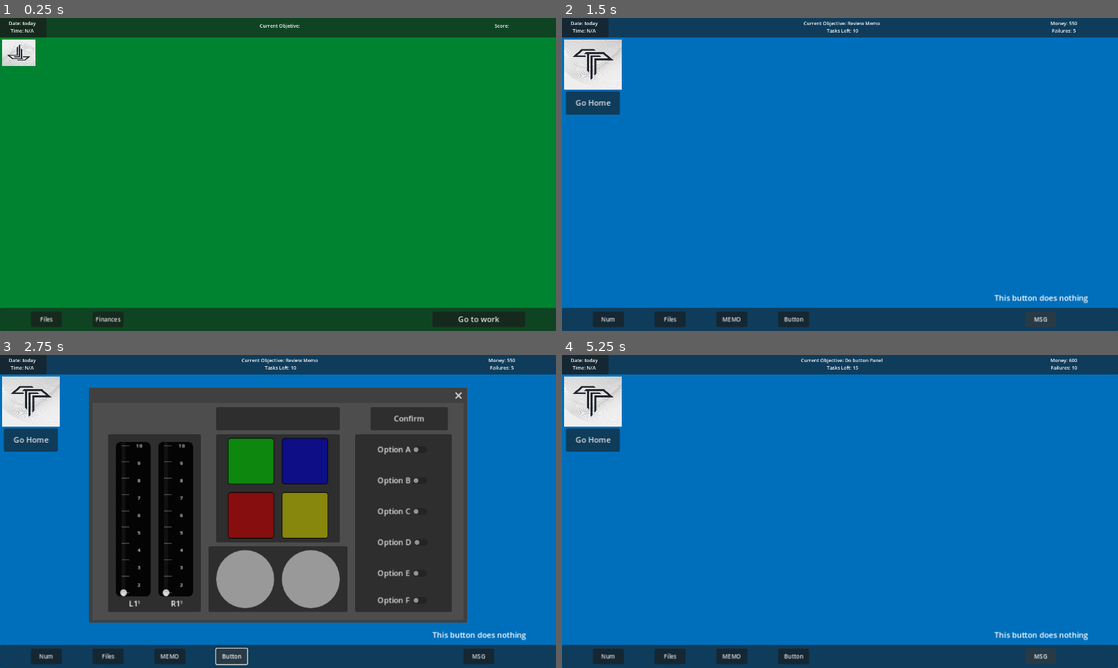
Above: before the commit, frames 1-4 (two rows, left to right).
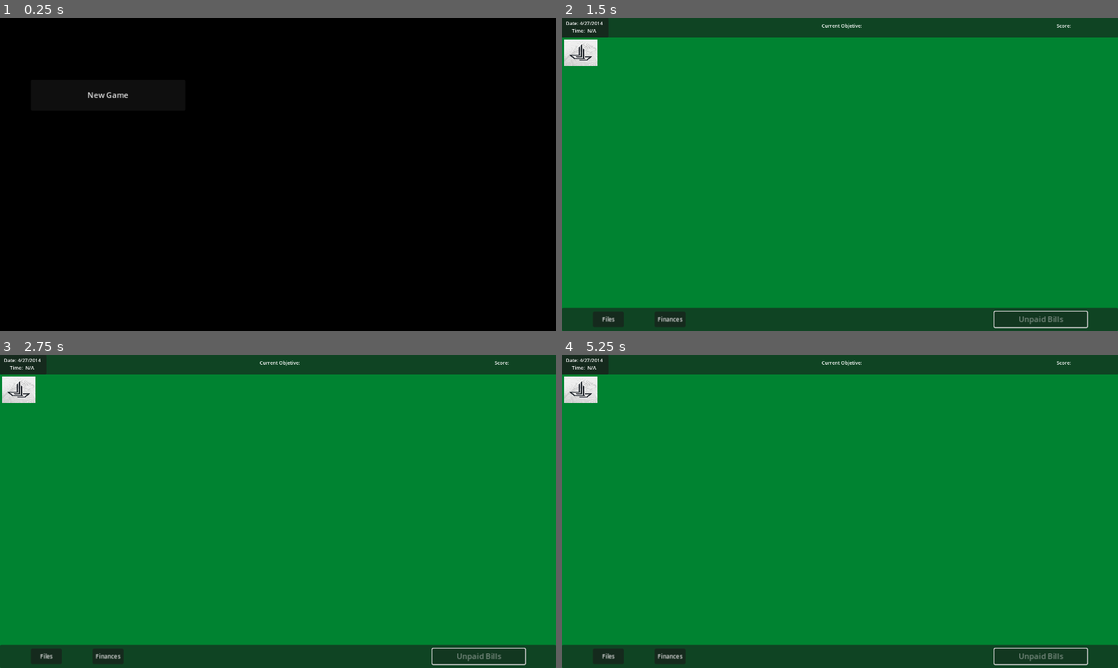
Above: after the commit, the same moments.

Repository: andrewpressman/Operation-OS
Game: Godot game, scene res://Menu/MainMenu.tscn
Two runs of this game, one before a commit and one after it. Both use one fixed random seed, a clock stepped at 60 frames per second and the inputs below. Before the commit the project starts from res://Home/HomeDesktop.tscn.
Inputs (mouse positions are in pixels of both pictures, inside the frame that each line leads up to):
- Up to frame 1 (0.25 s): no input
- Up to frame 2 (1.5 s): click (667, 96) at 0.5 s, where only the run after the commit has a clickable "New Game"; click (1040, 318) at 1.25 s, where only the run before the commit has a clickable "Go to work"
- Up to frame 3 (2.75 s): click (233, 655) at 2 s, where only the run before the commit has a clickable "Button"
- Up to frame 4 (5.25 s): click (973, 417) at 2.75 s, where only the run before the commit has a clickable "Confirm"; click (973, 417) at 3.5 s, where only the run before the commit has a clickable "Confirm"; click (595, 439) at 4.25 s, where only the run before the commit has a clickable "Go Home"; click (1040, 655) at 5 s, where only the run before the commit has a clickable "Go to work"

The runs differ from the first frame. In frame 1, 100% of the frame differs, in the area x 0-100%, y 0-100%; in frame 2, 99%; in frame 3, 99%; in frame 4, 99%.

Commit message:
General improvements
Added level tracker
added main menu
Can only go home when all tasks are complete
can only go to work when all bills are paid
bug fixes

Diff:
--- a/Home/HomeController.gd
+++ b/Home/HomeController.gd
@@ -5,6 +5,12 @@
 func _ready() -> void:
 	$Finances.visible = false
 	$Files.visible = false
+	$Taskbar/GoWork.disabled = true
+	$Taskbar/GoWork.text = "Unpaid Bills"
+
+func EnableWork():
+	$Taskbar/GoWork.text = "Go to work"
+	$Taskbar/GoWork.disabled = false
 
 func GoWork():
 	GlobalVar.CurrentLevel += 1
--- a/Home/HomeDesktop.tscn
+++ b/Home/HomeDesktop.tscn
@@ -1,7 +1,8 @@
-[gd_scene load_steps=5 format=3 uid="uid://b7ona7h1qsp11"]
+[gd_scene load_steps=6 format=3 uid="uid://b7ona7h1qsp11"]
 
 [ext_resource type="Script" path="res://Home/HomeController.gd" id="1_h8ttb"]
 [ext_resource type="Texture2D" uid="uid://c7ecxux7xtje8" path="res://Assets/Images/TempTorrN.jpg" id="2_83bdw"]
+[ext_resource type="Script" path="res://Work/clock.gd" id="2_g4fyx"]
 [ext_resource type="Script" path="res://Home/finances.gd" id="3_qon11"]
 [ext_resource type="Script" path="res://Home/FilesCLI.gd" id="4_x257b"]
 
@@ -65,6 +66,7 @@
 layout_mode = 0
 offset_right = 192.0
 offset_bottom = 80.0
+script = ExtResource("2_g4fyx")
 
 [node name="Label" type="Label" parent="Header/Clock"]
 layout_mode = 0
@@ -208,7 +210,7 @@
 offset_top = 424.0
 offset_right = 296.0
 offset_bottom = 448.0
-text = "Amount Due: xxx"
+text = "Amount Due: $0"
 
 [node name="Pay" type="Button" parent="Finances"]
 layout_mode = 0
--- a/Home/finances.gd
+++ b/Home/finances.gd
@@ -11,6 +11,8 @@
 var AmountDue : int
 var CurrentDebt: int
 
+var HomeScreen = get_parent()
+
 # Called when the node enters the scene tree for the first time.
 func _ready() -> void:
 	CurrentDebt = GlobalVar.Debt
@@ -23,22 +25,12 @@
 	PaidSecurity = false
 	PaidDebt = false
 	SetAvailable()
-	AmountDue = 0
 
 func SetAvailable():
 	if GlobalVar.Debt == 0:
-		$Pay.disabled = false
-		$Bills/Rent.disabled = false
-		$Bills/Food.disabled = false
-		$Bills/Meds.disabled = false
-		$Bills/Security.disabled = false
 		$Bills/Debt.visible = false
-	else:
+	elif GlobalVar.Money >= GlobalVar.Debt:
 		$Bills/Debt.visible = true
-		$Bills/Rent.disabled = true
-		$Bills/Food.disabled = true
-		$Bills/Meds.disabled = true
-		$Bills/Security.disabled = true
 
 func UpdateMoney():
 	$Money/Label.text = "Current Money: " + str(GlobalVar.Money)
@@ -73,16 +65,7 @@
 	$AmountDue.text = "Amount Due: $" + str(AmountDue)
 
 func SetPrices():
-	if GlobalVar.CurrentLevel == 0:
-		GlobalVar.Money = GlobalVar.StartMoney
-		GlobalVar.RentPrice = GlobalVar.StartRentPrice
-		GlobalVar.FoodPrice = GlobalVar.StartFoodPrice
-		GlobalVar.MedsPrice = GlobalVar.StartMedsPrice
-		GlobalVar.SecurityPrice = GlobalVar.StartSecurityPrice
-		GlobalVar.Health = 100
-		GlobalVar.Hunger = 100
-		GlobalVar.Security = 100
-	else:
+	if GlobalVar.CurrentLevel > 1:
 		GlobalVar.RentPrice += GlobalVar.RentIncrease
 		GlobalVar.FoodPrice += GlobalVar.FoodIncrease
 		GlobalVar.MedsPrice += GlobalVar.MedsIncrease
--- /dev/null
+++ b/Menu/MainMenu.tscn
@@ -0,0 +1,22 @@
+[gd_scene load_steps=2 format=3 uid="uid://dc0lunqd24036"]
+
+[ext_resource type="Script" path="res://Menu/mainMenu.gd" id="1_2s6tg"]
+
+[node name="Menu" type="Node2D"]
+script = ExtResource("1_2s6tg")
+
+[node name="ColorRect" type="ColorRect" parent="."]
+offset_right = 1152.0
+offset_bottom = 648.0
+color = Color(0, 0, 0, 1)
+metadata/_edit_lock_ = true
+
+[node name="Button" type="Button" parent="."]
+offset_left = 64.0
+offset_top = 128.0
+offset_right = 384.0
+offset_bottom = 192.0
+text = "New Game
+"
+
+[connection signal="pressed" from="Button" to="." method="NewGame"]
--- /dev/null
+++ b/Menu/mainMenu.gd
@@ -0,0 +1,19 @@
+extends Node2D
+
+
+# Called when the node enters the scene tree for the first time.
+func _ready() -> void:
+	pass # Replace with function body.
+
+
+func NewGame():
+	GlobalVar.CurrentLevel = 0
+	GlobalVar.Money = GlobalVar.StartMoney
+	GlobalVar.RentPrice = GlobalVar.StartRentPrice
+	GlobalVar.FoodPrice = GlobalVar.StartFoodPrice
+	GlobalVar.MedsPrice = GlobalVar.StartMedsPrice
+	GlobalVar.SecurityPrice = GlobalVar.StartSecurityPrice
+	GlobalVar.Health = 100
+	GlobalVar.Hunger = 100
+	GlobalVar.Security = 100
+	get_tree().change_scene_to_file("res://Home/HomeDesktop.tscn")
--- a/Work/WorkController.gd
+++ b/Work/WorkController.gd
@@ -16,10 +16,14 @@
 
 var CurrentScore : int = 0
 
+var ShiftComplete : bool
+
 # Called when the node enters the scene tree for the first time.
 # Lives = amount of times the player can fail a task
 # Tasks = Number of tasks the player is given per shift
 func _ready():
+	$GoHome.visible = false
+	ShiftComplete = false
 	#Set inital values
 	match GlobalVar.CurrentLevel:
 		1:
@@ -36,6 +40,7 @@
 		#Continue down for more levels
 	GetNewTask()
 
+
 func _process(delta):
 	if CurrentScore != GlobalVar.Score:
 		UpdateScore()
@@ -45,12 +50,16 @@
 		GlobalVar.Tasks = GlobalVar.Tasks - 1
 
 		#TEMP: show fail and victory
-		if GlobalVar.Score == 10: #TODO: Convert to Global Variable
-			#TODO: convert Score to Money
-			$TempWinner.visible = true
-		elif GlobalVar.Lives == 0:
+		if GlobalVar.Lives == 0:
 			#TODO: something?
 			$TempLoser.visible = true
+		elif GlobalVar.Tasks == 0:
+			$GoHome.visible = true
+			if ShiftComplete == false:
+				print("Test")
+				ShiftComplete = true
+				GlobalVar.CurrentObj = 5
+				SetObjective()
 		else:
 			GetNewTask()
 
@@ -95,6 +104,8 @@
 			Objective = Objective + "Transfer Files from: " + GlobalObj.FileSourceText + " to " + GlobalObj.FileTargetText
 		4:
 			Objective = Objective + "Review Memo"
+		5:
+			Objective = Objective + "Shift Complete"
 
 	Objective = Objective + "\n Tasks Left: " +  str(GlobalVar.Tasks)
 	$Header/ObjectiveText.text = Objective
--- a/Work/WorkDesktop.tscn
+++ b/Work/WorkDesktop.tscn
@@ -1,6 +1,7 @@
-[gd_scene load_steps=3 format=3 uid="uid://c7orqndgslsdv"]
+[gd_scene load_steps=4 format=3 uid="uid://c7orqndgslsdv"]
 
 [ext_resource type="Script" path="res://Work/WorkController.gd" id="1_efasj"]
+[ext_resource type="Script" path="res://Work/clock.gd" id="2_3wvif"]
 [ext_resource type="Texture2D" uid="uid://c7ecxux7xtje8" path="res://Assets/Images/TempTorrN.jpg" id="2_i3hxq"]
 
 [node name="WorkScreen" type="Node2D"]
@@ -10,6 +11,7 @@
 offset_right = 1152.0
 offset_bottom = 648.0
 color = Color(0, 0.435294, 0.733333, 1)
+metadata/_edit_lock_ = true
 
 [node name="Taskbar" type="Panel" parent="."]
 offset_top = 600.0
@@ -71,6 +73,7 @@
 layout_mode = 0
 offset_right = 192.0
 offset_bottom = 80.0
+script = ExtResource("2_3wvif")
 
 [node name="Label" type="Label" parent="Header/Clock"]
 layout_mode = 0
@@ -140,6 +143,7 @@
 text = "This button does nothing"
 
 [node name="GoHome" type="Button" parent="."]
+visible = false
 offset_left = 8.0
 offset_top = 152.0
 offset_right = 120.0
--- /dev/null
+++ b/Work/clock.gd
@@ -0,0 +1,34 @@
+extends Panel
+
+var CurrDate
+var CurrTime
+var StartTime = 0800
+
+# Called when the node enters the scene tree for the first time.
+func _ready() -> void:
+	CurrTime = StartTime
+	updateDate()
+
+
+func UpdateClock():
+	pass
+
+func updateDate():
+	var Date : String
+	match GlobalVar.CurrentLevel:
+		0:
+			Date = "4/27/2014"
+		1:
+			Date = "4/28/2014"
+		2:
+			Date = "4/29/2014"
+		3:
+			Date = "4/30/2014"
+		4:
+			Date = "5/1/2014"
+		5:
+			Date = "5/2/2014"
+		6:
+			Date = "5/3/2014"
+
+	$Label.text = "Date: " + Date + "\nTime:  N/A"
--- a/global_Objectives.gd
+++ b/global_Objectives.gd
@@ -19,11 +19,12 @@
 var TargetLeversR1 : float
 var TargetSwitch : int
 var SwitchBoard = [0,0,0,0,0,0]
+
 func GetRandomButton():
 	GlobalVar.CurrentObj = 2
 	ObjectiveComplete = false
-	var random_number = randi_range(1,3)
-	TargetWindow = random_number
+	TargetWindow = randi_range(1,3)
+	print(str(TargetWindow))
 	match TargetWindow:
 		1:
 			TargetButton = randi_range(1,4)
--- a/project.godot
+++ b/project.godot
@@ -11,7 +11,7 @@
 [application]
 
 config/name="OperationOS"
-run/main_scene="res://Home/HomeDesktop.tscn"
+run/main_scene="res://Menu/MainMenu.tscn"
 config/features=PackedStringArray("4.3", "Forward Plus")
 config/icon="res://icon.svg"
 
